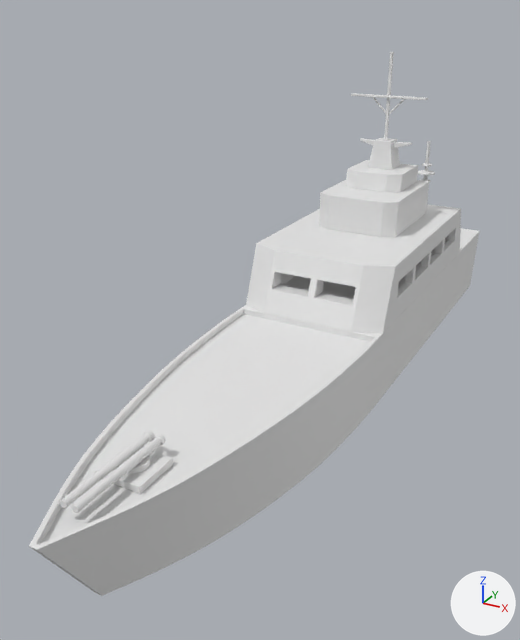
The FBX model Assets/Models/Vehicles/speedshape_ship_15/speedshape_ship_15.fbx, before and after one commit.
One viewpoint serves both versions: a 50 mm lens placed at (2.89, -6.74, 3.84), pointed at (-0.33, -0.88, 0.91). The lights are fixed; the arrows at lower right show +X, +Y and +Z. Where no turn or scale is listed for an object, it has been applied to the vertices.

Script lines for the objects in view, before the commit:
```python
ob_ship_15_frigate_hull_mesh = bpy.data.objects.new('ship_15_frigate_hull_mesh', me_mesh)
ob_ship_15_frigate_hull_mesh.location = (0.0, 0.02, 0.0)
ob_ship_15_frigate_structure_001_mesh = bpy.data.objects.new('ship_15_frigate_structure_001_mesh', me_mesh_002)
ob_ship_15_frigate_structure_001_mesh.location = (0.0, -0.33, 0.8)
ob_ship_15_frigate_structure_002_mesh = bpy.data.objects.new('ship_15_frigate_structure_002_mesh', me_mesh_003)
ob_ship_15_frigate_structure_002_mesh.location = (0.0, 1.35, 1.44)
ob_ship_15_frigate_structure_003_mesh = bpy.data.objects.new('ship_15_frigate_structure_003_mesh', me_mesh_004)
ob_ship_15_frigate_structure_003_mesh.location = (0.0, 1.53, 1.84)
ob_ship_15_launcher_base_001_mesh = bpy.data.objects.new('ship_15_launcher_base_001_mesh', me_mesh_008)
ob_ship_15_launcher_base_001_mesh.location = (0.0, -3.37, 0.74)
ob_ship_15_radar_arms_mesh = bpy.data.objects.new('ship_15_radar_arms_mesh', me_mesh_007)
ob_ship_15_radar_arms_mesh.location = (0.0, 1.61, 2.36)
ob_ship_15_radar_base_mesh = bpy.data.objects.new('ship_15_radar_base_mesh', me_mesh_005)
ob_ship_15_radar_base_mesh.location = (0.0, 1.61, 2.04)
ob_ship_15_signal_tower_mesh = bpy.data.objects.new('ship_15_signal_tower_mesh', me_mesh_001)
ob_ship_15_signal_tower_mesh.location = (0.0, 3.45, 0.8)
ob_ship_15_torpedo_cannon_mesh = bpy.data.objects.new('ship_15_torpedo_cannon_mesh', me_mesh_010)
ob_ship_15_torpedo_cannon_mesh.location = (0.0, -3.37, 0.85)
```
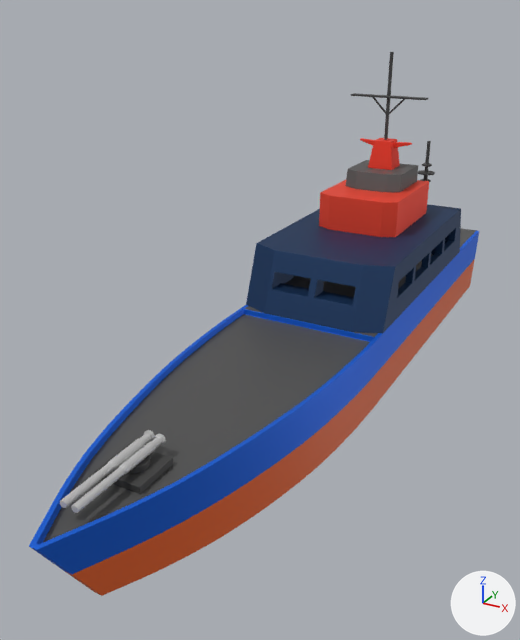
Boxes [x1, y1, x2, y2] around the edits, measured in the pictures (520 x 640 px):
'ship_15_frigate_structure_001_mesh', recoloured (white to blue): [246, 204, 461, 333] in both
'ship_15_frigate_structure_002_mesh', recoloured (white to red): [319, 180, 429, 237] in both
'ship_15_frigate_structure_003_mesh', recoloured (white to grey): [346, 160, 418, 192] in both
'ship_15_launcher_base_001_mesh', recoloured: [95, 443, 173, 494] in both
'ship_15_radar_base_mesh', recoloured (white to red): [360, 138, 412, 170] in both
'ship_15_radar_arms_mesh', recoloured: [351, 52, 428, 140] in both
'ship_15_signal_tower_mesh', recoloured: [418, 141, 435, 182] in both
part 1 of me_mesh, recoloured (grey to blue): [29, 305, 409, 574] in both
part 2 of me_mesh, recoloured (grey to blue): [453, 230, 479, 284] in both
part 3 of me_mesh, recoloured (grey to blue): [407, 256, 456, 337] in both
part 4 of me_mesh, recoloured (white to grey): [43, 228, 476, 542] in both
part 5 of me_mesh, recoloured: [66, 259, 475, 596] in both

The edits, one by one:
Material 'metal' (mat_metal) is new.
Its base color is (0.08, 0.08, 0.08) (dark grey #505050).
Its metallic is 0.5.
Its roughness is 0.553.
Material 'Coque' (mat_coque) is new.
Its base color is (0.00653, 0.143, 0.8) (blue #136ae7).
Its metallic is 0.5.
Its roughness is 0.553.
Material 'Deck' (mat_deck) is new.
Its base color is (0.0766, 0.0766, 0.0766) (dark grey #4e4e4e).
Material 'SousCoque' (mat_souscoque) is new.
Its base color is (0.8, 0.125, 0.0204) (orange #e76327).
Material 'Floor3' (mat_floor3) is new.
Its base color is (0.133, 0.133, 0.133) (dark grey #666666).
Its metallic is 0.5.
Its roughness is 0.553.
Material 'Floor1' (mat_floor1) is new.
Its base color is (0.00948, 0.0416, 0.124) (dark blue #193963).
Its metallic is 0.5.
Its roughness is 0.553.
Material 'Floor4' (mat_floor4) is new.
Its base color is (1.0, 0.0547, 0.028) (red #ff422f).
Its metallic is 0.5.
Its roughness is 0.553.
Material 'Floor2' (mat_floor2) is new.
Its base color is (1.0, 0.0785, 0.04) (red #ff4f38).
Its metallic is 0.5.
Its roughness is 0.553.
me_mesh_001 has 690 vertices, 704 faces and spans x -0.124..0.124, y -0.124..0.124, z 0.0..1.267.
me_mesh_001 no longer uses material mat_speedshape_ship (white #e7e7e7).
me_mesh_001 now uses material mat_metal (dark grey #505050).
me_mesh_007 has 564 vertices, 562 faces and spans x -0.456..0.456, y -0.045..0.045, z 0.0..0.979.
me_mesh_007 no longer uses material mat_speedshape_ship (white #e7e7e7).
me_mesh_007 now uses material mat_metal (dark grey #505050).
me_mesh_008 has 82 vertices, 80 faces and spans x -0.2..0.2, y -0.2..0.2, z 0.0..0.06.
me_mesh_008 no longer uses material mat_speedshape_ship (white #e7e7e7).
me_mesh_008 now uses material mat_metal (dark grey #505050).
me_mesh_005 has 418 vertices, 416 faces and spans x -0.317..0.317, y -0.149..0.149, z 0.0..0.32.
me_mesh_005 no longer uses material mat_speedshape_ship (white #e7e7e7).
me_mesh_005 now uses material mat_floor4 (red #ff422f).
me_mesh_002 has 5700 vertices, 5718 faces and spans x -0.79..0.79, y -0.16..2.94, z 0.0..0.64.
me_mesh_002 no longer uses material mat_speedshape_ship (white #e7e7e7).
me_mesh_002 now uses material mat_floor1 (dark blue #193963).
me_mesh_004 has 128 vertices, 126 faces and spans x -0.34..0.34, y -0.359..0.36, z 0.0..0.2.
me_mesh_004 no longer uses material mat_speedshape_ship (white #e7e7e7).
me_mesh_004 now uses material mat_floor3 (dark grey #666666).
me_mesh_003 has 128 vertices, 126 faces and spans x -0.47..0.47, y -0.62..0.62, z 0.0..0.4.
me_mesh_003 no longer uses material mat_speedshape_ship (white #e7e7e7).
me_mesh_003 now uses material mat_floor2 (red #ff4f38).
me_mesh has 1148 vertices, 1146 faces and spans x -0.79..0.79, y -4.39..3.7, z 0.0..0.8.
me_mesh is used by ob_ship_15_frigate_hull_mesh; location (0.0, 0.02, 0.0).
me_mesh part 1: 529 of the faces centred in x -0.79..0.79, y -4.39..-0.02, z 0.0..0.8 switch from mat_speedshape_ship (white #e7e7e7) to mat_coque (blue #136ae7).
me_mesh part 2: 70 of the faces centred in x -0.79..0.79, y 2.87..3.7, z 0.5..0.8 switch from mat_speedshape_ship (white #e7e7e7) to mat_coque (blue #136ae7).
me_mesh part 3: 14 of the faces centred in x 0.75..0.79, y 0.94..1.9, z 0.5..0.8 switch from mat_speedshape_ship (white #e7e7e7) to mat_coque (blue #136ae7).
me_mesh part 4: 26 of the faces centred in x 0.0, y -4.25..3.52, z 0.74..0.8 switch from mat_speedshape_ship (white #e7e7e7) to mat_deck (dark grey #4e4e4e).
me_mesh part 5: 493 of the faces centred in x -0.79..0.79, y -4.07..3.58, z 0.0..0.3 switch from mat_speedshape_ship (white #e7e7e7) to mat_souscoque (orange #e76327).
